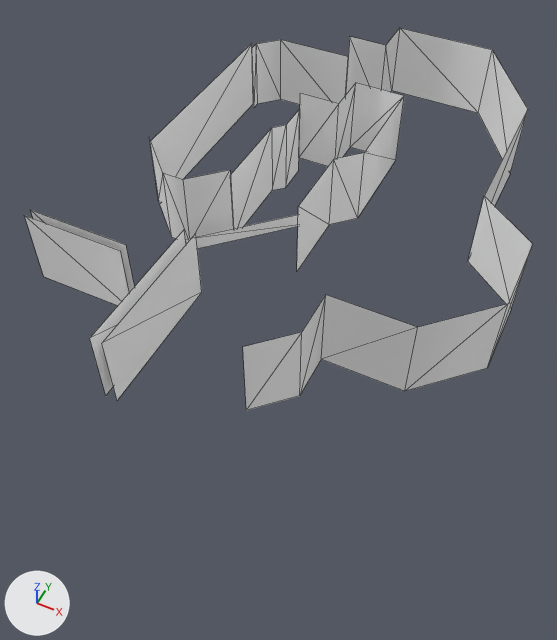
A saved change to the glTF model Models/level-6-tree-wall.glb.
Camera for both pictures: a camera (50 mm lens) standing at (113.0, -164.0, 178.0) and looking at (42.0, -22.0, 1.0). Lighting does not change. The marker at lower left points along +X, +Y and +Z. The first picture is the older version. Mesh edges are drawn as thin lines.

In view in the first picture: 'level-6-tree-wall'.
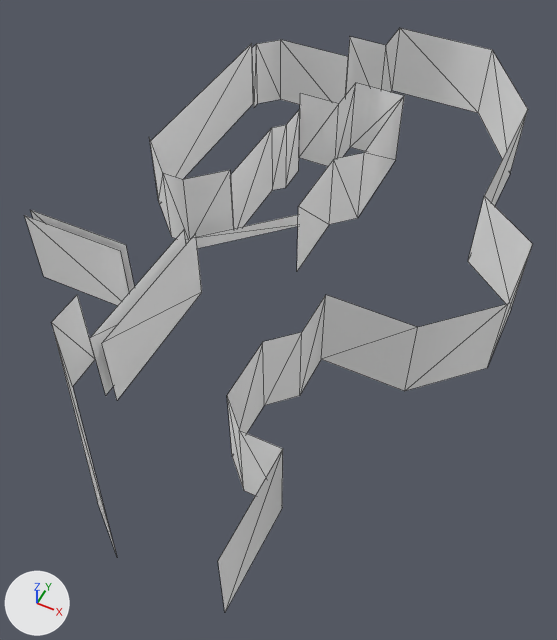
Commit message: working on level 6

The change, as JSON lines over the scene's bpy script:
```json
{"block": "me_level_6_tree_wall", "where": "# used by ob_level_6_tree_wall; location = (0.0, 0.0, 0.0)"}
{"op": "remove", "block": "me_level_6_tree_wall", "code": "me_level_6_tree_wall.from_pydata(...)  # 90 vertices, 66 faces; spans x -35.0..105.0, y -66.0..98.0, z -6.0..37.0"}
{"op": "add", "block": "me_level_6_tree_wall", "code": "me_level_6_tree_wall.from_pydata(...)  # 104 vertices, 78 faces; spans x -35.0..105.0, y -112.0..98.0, z -6.0..37.0"}
{"block": "me_level_6_tree_wall", "change": "me_level_6_tree_wall part 1"}
{"block": "me_level_6_tree_wall", "change": "1 vertex is removed from x 53.0, y -63.0, z 37.0"}
{"block": "me_level_6_tree_wall", "change": "1 face is deleted"}
{"block": "me_level_6_tree_wall", "change": "1 vertex moves from x 53.0, y -63.0, z 11.0 to x 56.0, y -60.0, z 11.0"}
{"block": "me_level_6_tree_wall", "change": "7 vertices are added at x 7.0..74.0, y -112.0..-66.0, z 11.0"}
{"block": "me_level_6_tree_wall", "change": "8 new vertices lie (0.0, 0.0, 26.0) away from vertices in x 7.0..74.0, y -112.0..-63.0, z 11.0"}
{"block": "me_level_6_tree_wall", "change": "13 new faces join them"}
```

What differs and where, as boxes [x1, y1, x2, y2] in the pictures (557 x 640 px):
```json
{"object": "level-6-tree-wall", "change": "reshaped", "before": [24, 28, 533, 410], "after": [24, 28, 533, 612], "on screen": "53% taller"}
{"part": 1, "of": "me_level_6_tree_wall", "change": "built on", "before": [243, 332, 302, 410], "after": [51, 295, 302, 612]}
```
